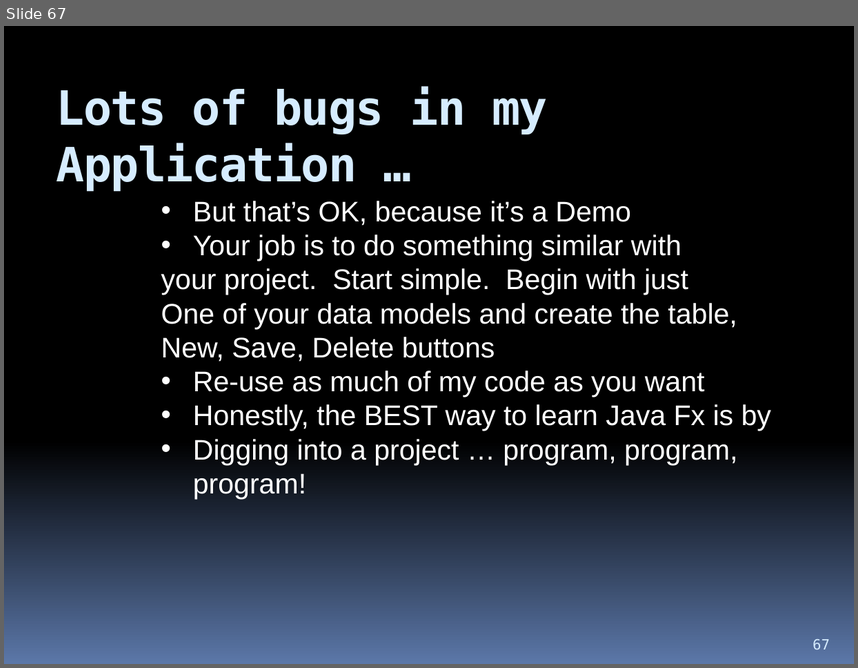
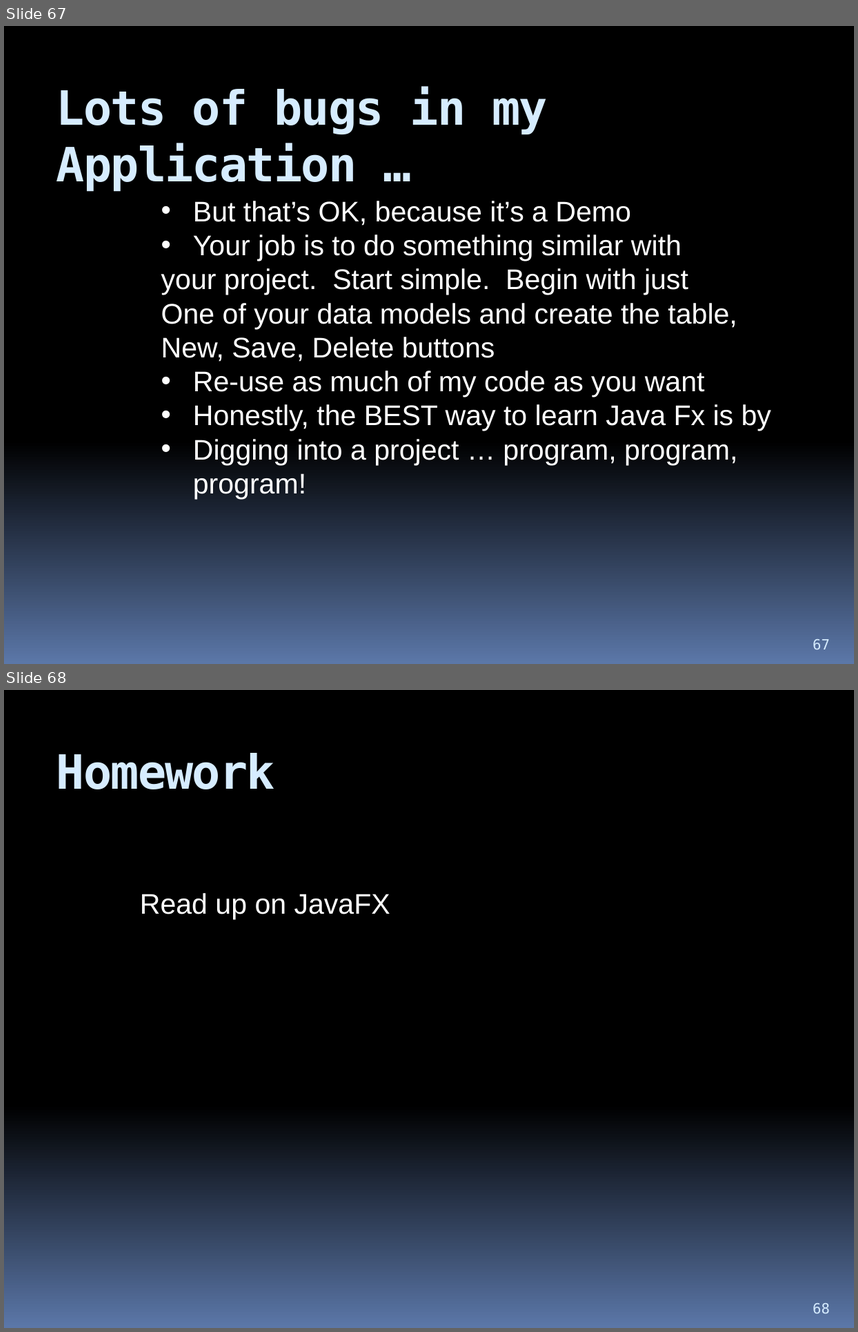
Before and after one commit to hchan/comp2613, a slide deck: coursePresentation.pptx. Shown one above the other, each under a label of ours: slide 67 before the commit, slides 67 and 68 after it. The pictures are 858x668 and 858x1332 pixels, drawn with LibreOffice and Linux fonts; fonts in the diff are those of the drawing. Boxes give left, top, right and bottom in pixels: in the first picture for what was removed or moved away, otherwise in the second. Text is boxed around its words. In the diff, an @@ line names an element or a change of style, - is before the commit and + after.

```diff
--- a/coursePresentation.pptx
+++ b/coursePresentation.pptx
@@ slide 68 added at <box>4,690,854,1328</box>, background gradient #000000 to #5B77A8 @@
@@ title added at <box>56,753,275,789</box>, 40 pt, text #D6ECFF, bold @@
+Homework
@@ text added at <box>140,893,390,919</box>, 24 pt, text #FFFFFF @@
+Read up on JavaFX
@@ page number added at <box>813,1303,830,1313</box>, 12 pt, text #D6ECFF @@
+68
```
Also in this commit, not shown: 7 other slides added, 1 other file.
